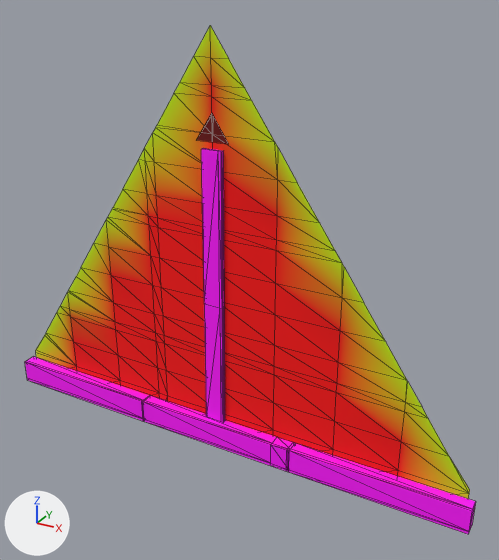
One commit to the glTF model godot/art/world/house/gable4_p.glb: the scene before it, then after it.
One viewpoint serves both versions: a 50 mm camera at (2.49, -4.01, 3.48) aimed at (0.27, 0.03, 1.46). Lighting does not change. The marker at lower left points along +X, +Y and +Z. The picture after the commit comes second. Mesh edges are drawn as thin lines. Vertices at exactly the same position are counted once.

Script lines for the objects in view, before the commit:
```python
me_gable4_p = bpy.data.meshes.new('gable4_p')
me_gable4_p.from_pydata(...)  # 207 vertices, 290 faces; spans x -2.04..2.05, y -0.11..0.0, z -0.01..3.2
me_gable4_p.materials.append(mat_wall_own)
ob_gable4_p = bpy.data.objects.new('gable4_p', me_gable4_p)
ob_gable4_p.location = (0.0, 0.0, 0.0)
```
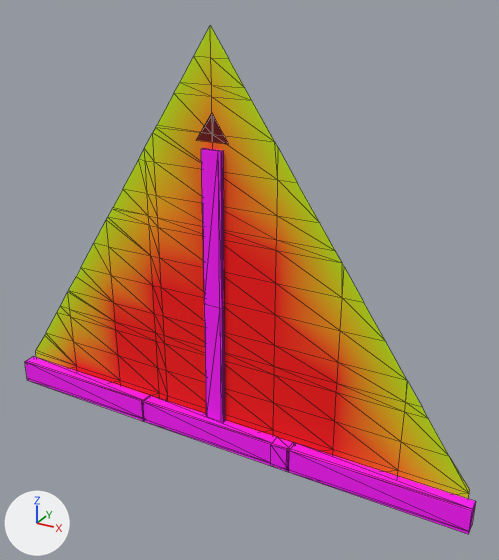
What differs and where, as boxes [x1, y1, x2, y2] in the pictures (499 x 560 px):
part 1 of me_gable4_p, recoloured: [53, 36, 454, 481] in both
part 2 of me_gable4_p, recoloured (red to orange): [74, 178, 401, 476] in both
part 3 of me_gable4_p, recoloured: [53, 83, 454, 487] in both
part 4 of me_gable4_p, recoloured: [69, 142, 404, 441] in both

The edits, one by one:
me_gable4_p has 207 vertices, 290 faces and spans x -2.04..2.05, y -0.11..0.0, z -0.01..3.2.
me_gable4_p is used by ob_gable4_p; location (0.0, 0.0, 0.0).
me_gable4_p part 1: 48 faces centred in x -1.67..1.78, y 0.0, z 0.42..3.07 are repainted in the vertex colours; the middle colour goes from orange #de8300 to yellow #ded100.
me_gable4_p part 2: 35 faces centred in x -1.33..1.33, y 0.0, z 0.08..2.08 are repainted in the vertex colours; the middle colour goes from red #ff0000 to orange #ff9000.
me_gable4_p part 3: 28 faces centred in x -1.83..1.83, y 0.0, z 0.08..2.8 are repainted in the vertex colours; the middle colour goes from red #f40000 to orange #f4aa00.
me_gable4_p part 4: 17 faces centred in x -1.67..1.33, y 0.0, z 0.08..2.33 are repainted in the vertex colours; the middle colour goes from orange #e84d00 to yellow #e8ca00.
